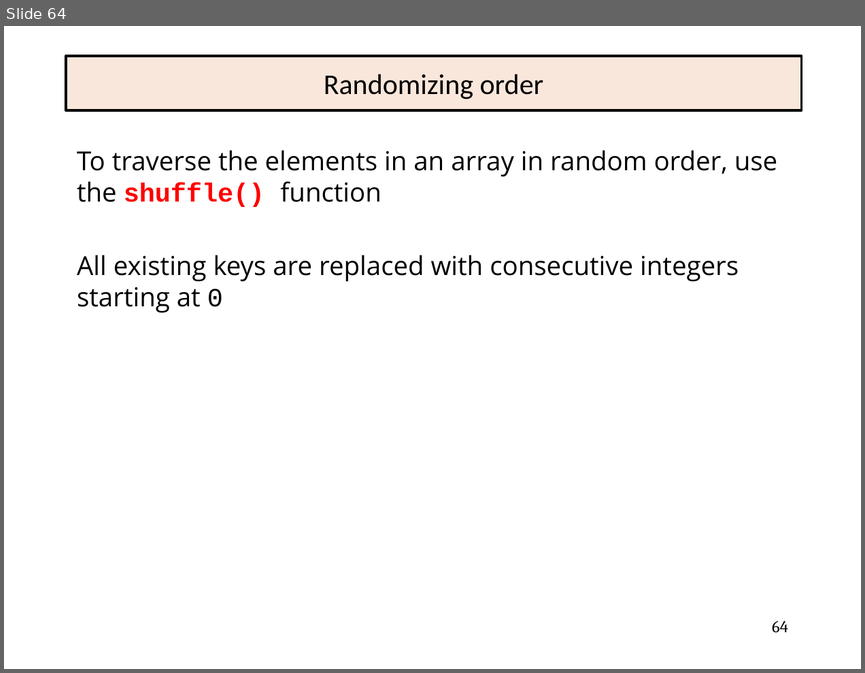
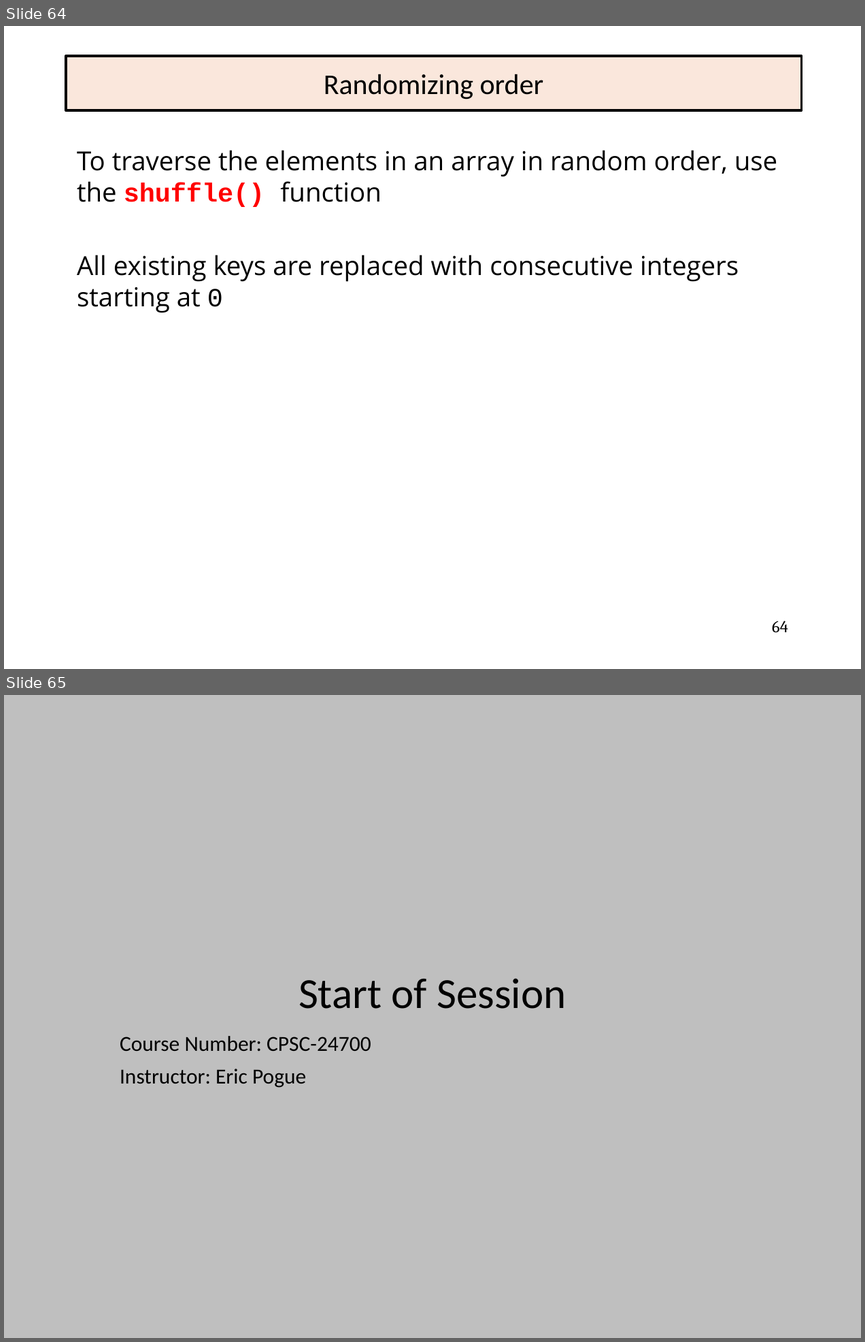
Before and after one commit to EricJPogue/www-epogue-info, a slide deck: CPSC-24700/Presentations/php.pptx. Shown one above the other, each under a label of ours: slide 64 before the commit, slides 64 and 65 after it. The pictures are 865x673 and 865x1342 pixels, drawn with LibreOffice and Linux fonts; fonts in the diff are those of the drawing. Boxes give left, top, right and bottom in pixels: in the first picture for what was removed or moved away, otherwise in the second. Text is boxed around its words. In the diff, an @@ line names an element or a change of style, - is before the commit and + after.

Commit message:
Update session 32 documents and php slides.

```diff
--- a/CPSC-24700/Presentations/php.pptx
+++ b/CPSC-24700/Presentations/php.pptx
@@ slide 65 added at (4, 695, 861, 1338), background #BFBFBF @@
@@ title added at (298, 978, 566, 1008), 36 pt, text #000000 @@
+Start of Session
@@ subtitle added at (120, 1036, 371, 1087), 18 pt, text #000000 @@
+Course Number: CPSC-24700
+Instructor: Eric Pogue
```
Also in this commit, not shown: 3 other files.
